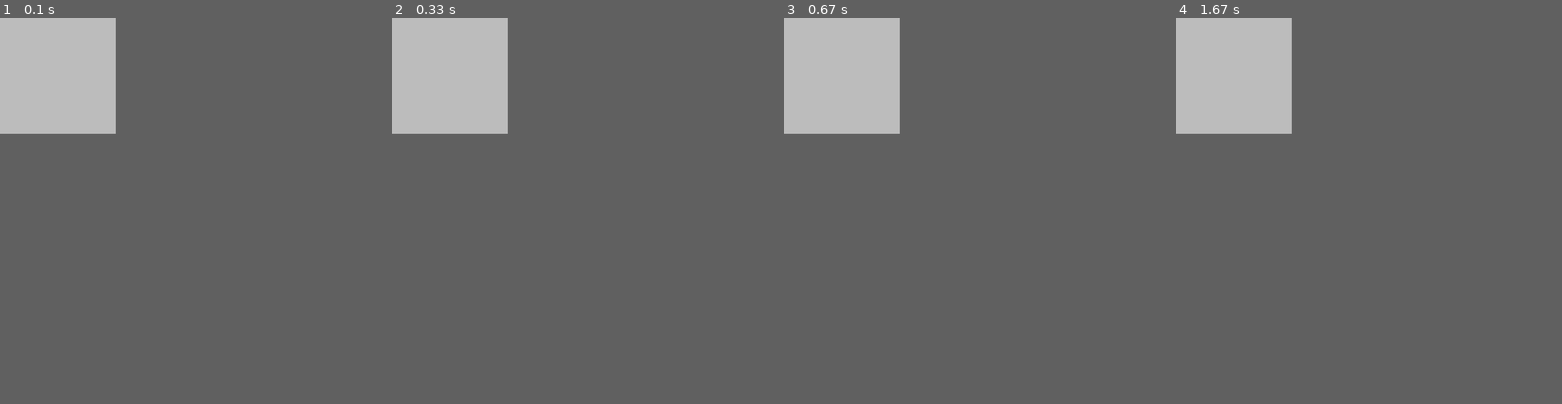
Above: before the commit, frames 1-4 (left to right).
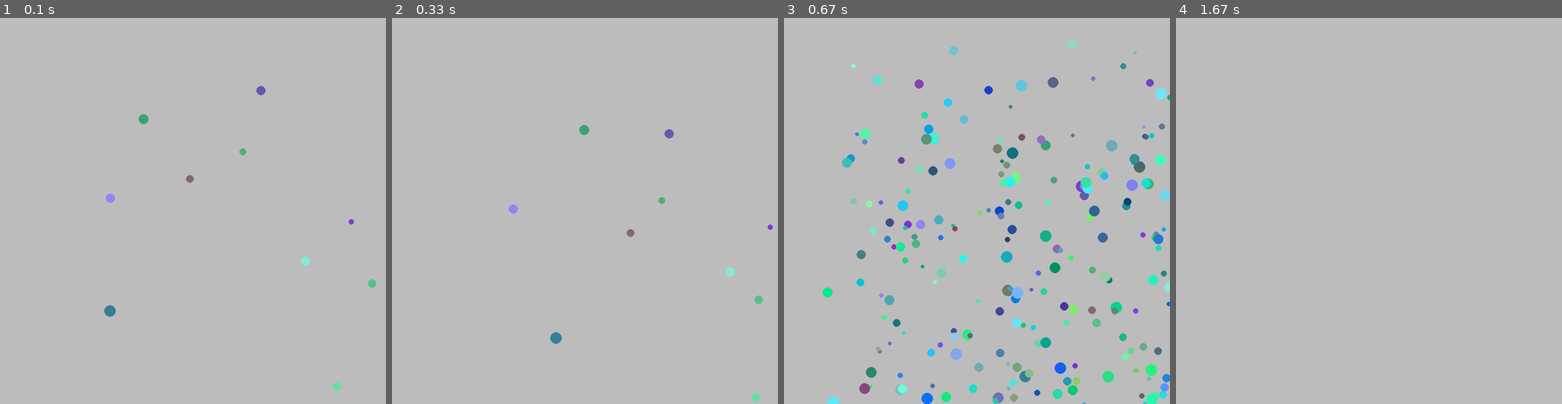
Above: after the commit, the same moments.

Repository: Rosebotics/catapult2019
Game: pygame game, started from learningPygame/Evan/04-BouncingBall/BouncingBall.py
Two runs of this game, one before a commit and one after it. Both use one fixed random seed, a clock stepped at 60 frames per second and the inputs below.
Inputs:
- Up to frame 1 (0.1 s): no input
- Up to frame 2 (0.33 s): no input
- Up to frame 3 (0.67 s): tap Space at 0.33 s
- Up to frame 4 (1.67 s): hold Down 0.67-1.13 s; tap Space at 0.73, 1.03 s
In our replay, the window is 270x270 before the commit and 900x900 after it. These sizes can differ from the game's own. Grey fills any space a smaller window leaves; there, only what the larger window draws over its background counts as a difference.

The runs differ from the first frame. In frame 1, 0.4% of the frame differs, in the area x 27-98%, y 17-97%; in frame 2, 0.4%; in frame 3, 6.9%, in the area x 10-100%, y 5-100%; in frame 4, less than 0.1%.

Commit message:
cheated the whole program  can change how may balls are made, inishaly, when space it presed
 can clear using down
 can change the randomeness of the balls

Diff:
--- a/learningPygame/Evan/04-BouncingBall/BouncingBall.py
+++ b/learningPygame/Evan/04-BouncingBall/BouncingBall.py
@@ -1,31 +1,82 @@
 import pygame
 import sys
-
+import random
 
 # TODO: Create a Ball class.
 # TODO: Member variables: screen, color, x, y, radius, speed_x, speed_y
 # TODO: Methods __init__, draw, move
+class Ball:
+    def __init__ (self,screen,color,x,y,radius,speed_x,speed_y):
 
+        # variable set up
+        self.screen = screen
+        self.x = x
+        self.y = y
+        self.rad =radius
+        self.speed_x = speed_x
+        self.speed_y = speed_y
+        self.color = color
+        self.direct_x = 1
+        self.direct_y = 1
+
+
+    def draw(self):
+        pygame.draw.circle(self.screen, self.color,(self.x, self.y), self.rad)
+
+    def move(self):
+        # setting up the bounsing
+        if self.x > self.screen.get_width():
+            self.direct_x = -1
+        elif self.x < 0:
+            self.direct_x = 1
+        if self.y > self.screen.get_height():
+            self.direct_y = -1
+        elif self.y < 0:
+            self.direct_y = 1
+        #moving the ball to new position
+        self.x = self.x + (self.speed_x * self.direct_x)
+        self.y = self.y + (self.speed_y * self.direct_y)
 
 def main():
     pygame.init()
-    screen = pygame.display.set_mode((300, 300))
+    screen = pygame.display.set_mode((1000, 1000))
     pygame.display.set_caption('Bouncing Ball')
     screen.fill(pygame.Color('gray'))
     clock = pygame.time.Clock()
 
     # TODO: Create an instance of the Ball class
+   # setting up to make more then one ball
+    balls = []
+    for i in range(10):
+        # created balls are ni randome in nacher
+        #screen, color, x, y, radius, speed x, speed y
+        ball = Ball(screen, (random.randint(0,155), random.randint(55,255), random.randint(100,255)), random.randint(50,screen.get_width()-50), random.randint(50,screen.get_height()-50), random.randint(5,15), random.randint(1,10), random.randint(1,10))
+        balls.append(ball)
 
     while True:
         for event in pygame.event.get():
+            pressed_keys = pygame.key.get_pressed()
             if event.type == pygame.QUIT:
                 sys.exit()
+                #press space to add new balls
+            if pressed_keys[pygame.K_SPACE]:
+                # can change how many are made at a time
+               for i in range(100):
+                    ball = Ball(screen, (random.randint(0,155), random.randint(55,255), random.randint(100,255)), random.randint(50,screen.get_width()-50), random.randint(50,screen.get_height()-50), random.randint(5, 15),random.randint(1, 10), random.randint(1, 10))
+                    balls.append(ball)
+                # clear the caos
+            if pressed_keys[pygame.K_DOWN]:
+                balls.clear()
 
         clock.tick(60)
+        # this is able to have meny more balls and not fail
         screen.fill(pygame.Color('gray'))
 
+        for ball in balls:
         # TODO: Move the ball
+            ball.move()
         # TODO: Draw the ball
+            ball.draw()
 
         pygame.display.update()
 
Not shown, changed: learningPygame/Evan/evans notes
